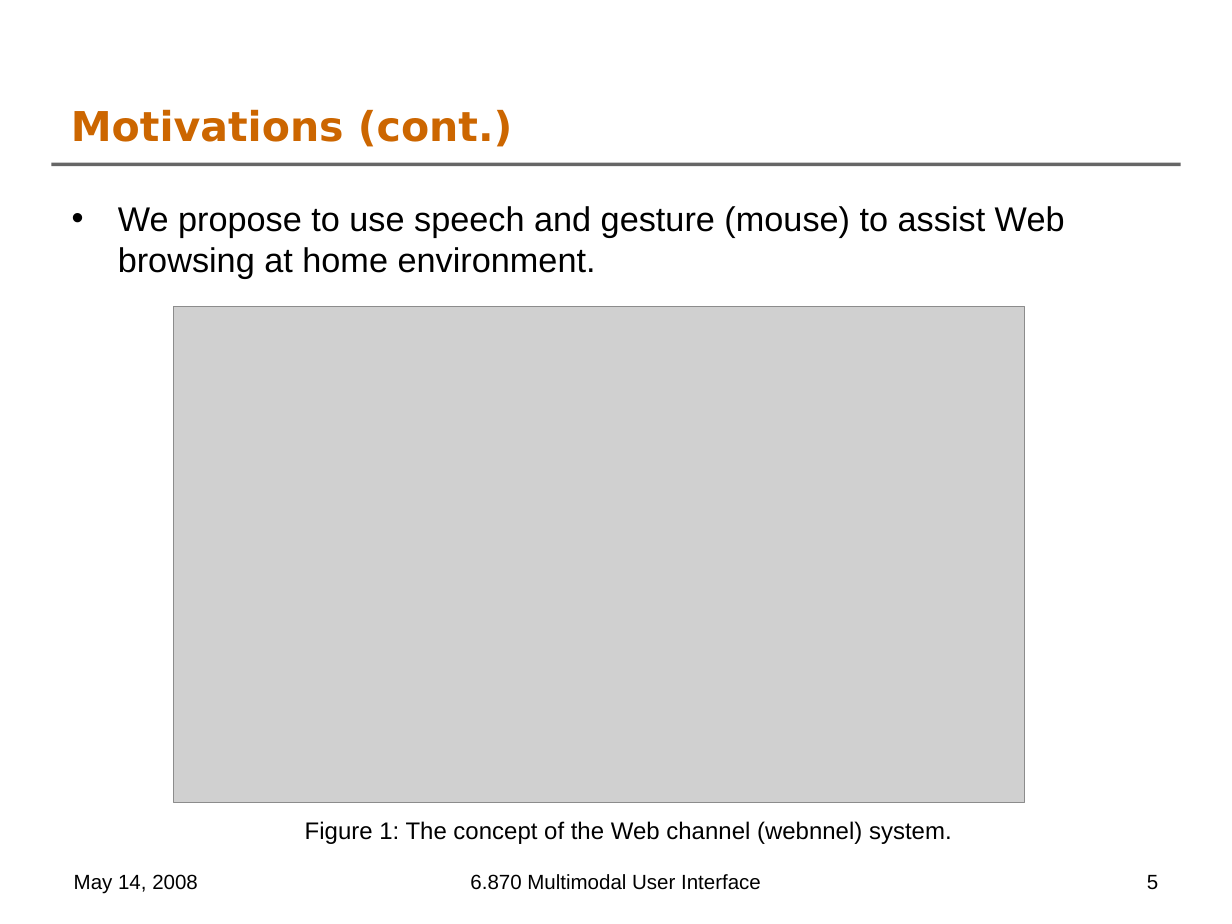
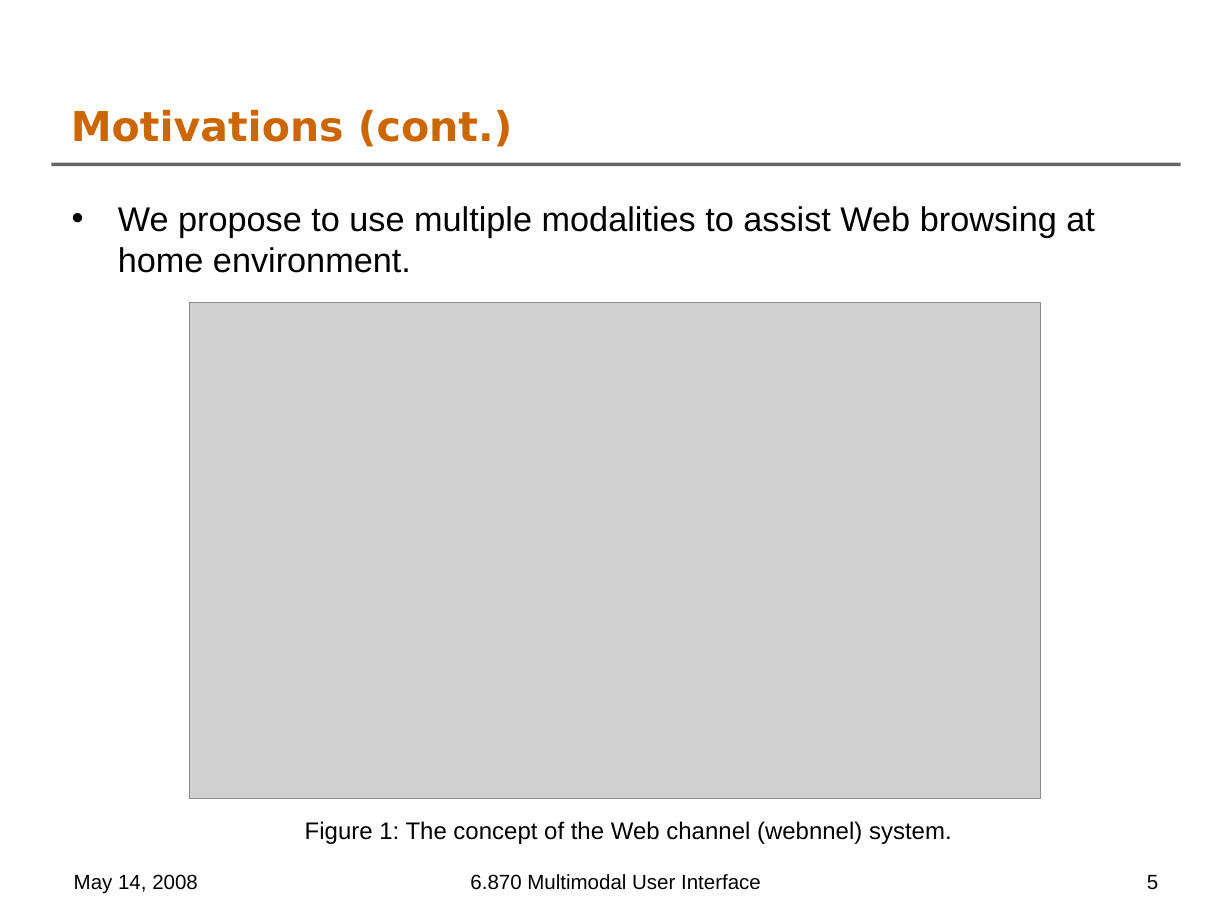
Before and after one commit to oshanis/webnnel, a slide deck: slide 5 of docs/6.870 Final Project Presentation.ppt. Drawn at 1232x924 pixels with LibreOffice and Linux fonts; fonts in the diff are those of the drawing; grey boxes stand for pictures; background and template pictures are left out. Boxes give left, top, right and bottom in pixels: in the first picture for what was removed or moved away, otherwise in the second. Text is boxed around its words. In the diff, an @@ line names an element or a change of style, - is before the commit and + after.

```diff
--- a/docs/6.870 Final Project Presentation.ppt
+++ b/docs/6.870 Final Project Presentation.ppt
@@ text at (118, 206, 1095, 273): text changed @@
-• We propose to use speech and gesture (mouse) to assist Web browsing at home environment.
+• We propose to use multiple modalities to assist Web browsing at home environment.
@@ picture: place and size @@
-picture at (174, 307, 1025, 803)
+picture at (190, 303, 1041, 800)
```
Also in this commit, not shown: 9 other slides changed, 3 slides added.
